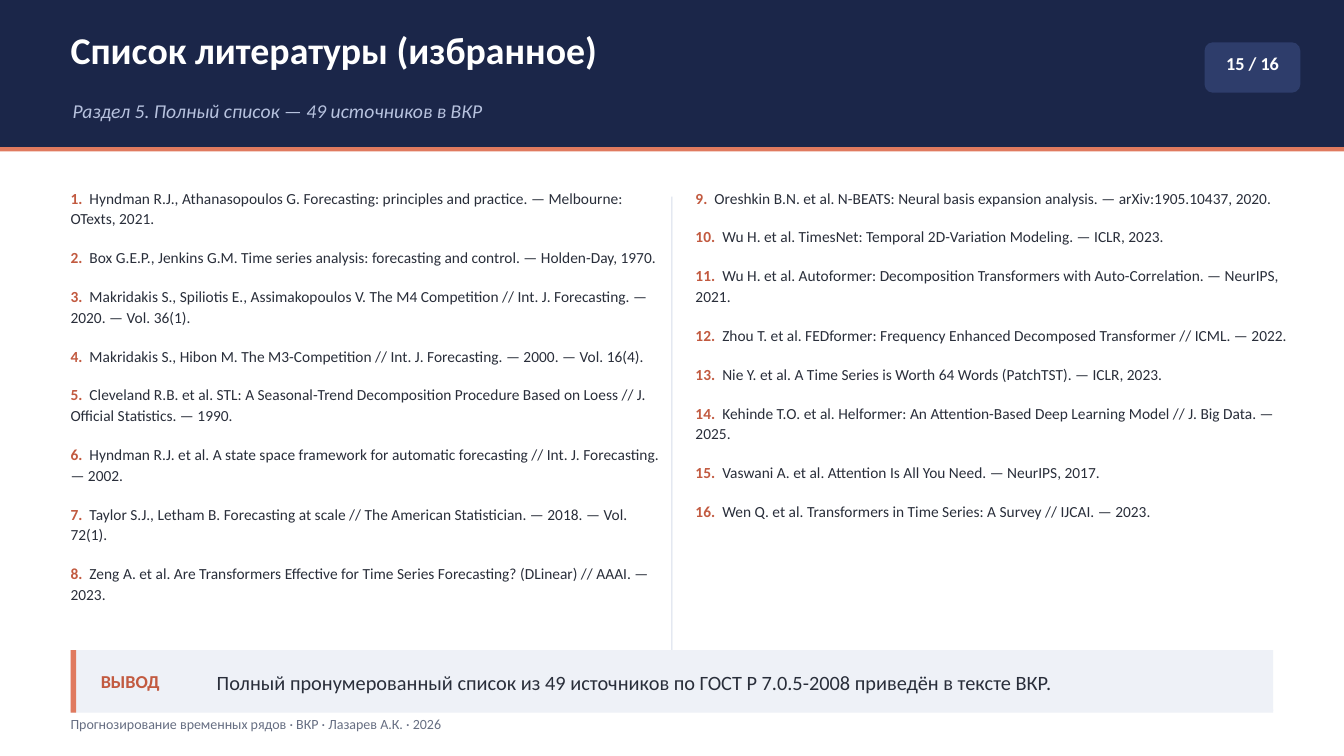
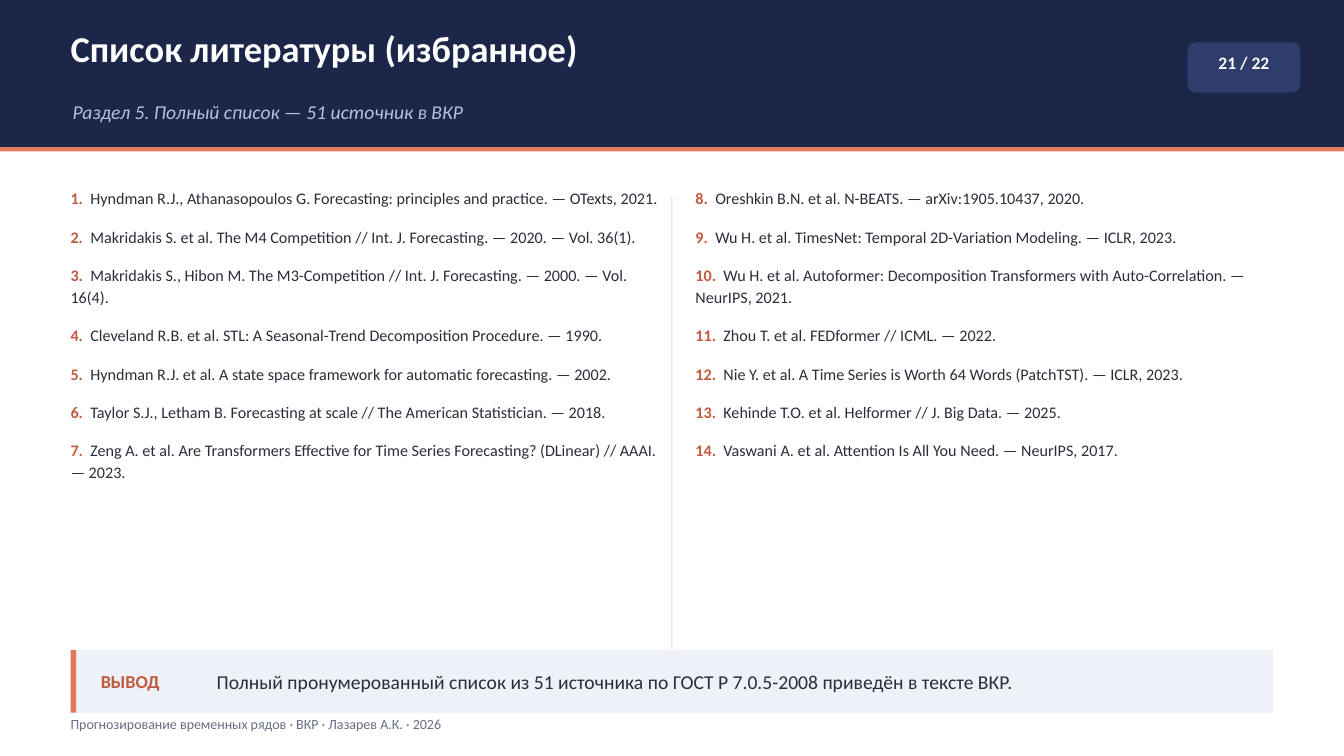
Before and after one commit to Prost444/Hybrid-models-for-TS-processing, a slide deck: slide 21 of docs/Презентация_Лазарев_ВКР.pptx (slide 15 before the commit). Drawn at 1344x756 pixels with LibreOffice and Linux fonts; fonts in the diff are those of the drawing. Boxes give left, top, right and bottom in pixels: in the first picture for what was removed or moved away, otherwise in the second. Text is boxed around its words. In the diff, an @@ line names an element or a change of style, - is before the commit and + after.

```diff
--- a/docs/Презентация_Лазарев_ВКР.pptx
+++ b/docs/Презентация_Лазарев_ВКР.pptx
@@ text "Список литературы (избранное)" at box(71, 35, 578, 68): size 27 to 26 pt @@
@@ rounded rectangle: place and size @@
-rounded rectangle at box(1205, 42, 1301, 93)
+rounded rectangle at box(1188, 42, 1301, 93)
@@ text at box(1218, 57, 1270, 69): text changed; size 13 to 12.5 pt @@
-15 / 16
+21 / 22
@@ text at box(73, 106, 462, 122): text changed @@
-Раздел 5. Полный список — 49 источников в ВКР
+Раздел 5. Полный список — 51 источник в ВКР
@@ text at box(71, 192, 658, 478): text changed; size 11 to 11.5 pt @@
-1. Hyndman R.J., Athanasopoulos G. Forecasting: principles and practice. — Melbourne: OTexts, 2021.
-2. Box G.E.P., Jenkins G.M. Time series analysis: forecasting and control. — Holden-Day, 1970.
-3. Makridakis S., Spiliotis E., Assimakopoulos V. The M4 Competition // Int. J. Forecasting. — 2020. — Vol. 36(1).
-4. Makridakis S., Hibon M. The M3-Competition // Int. J. Forecasting. — 2000. — Vol. 16(4).
-5. Cleveland R.B. et al. STL: A Seasonal-Trend Decomposition Procedure Based on Loess // J. Official Statistics. — 1990.
-6. Hyndman R.J. et al. A state space framework for automatic forecasting // Int. J. Forecasting. — 2002.
-7. Taylor S.J., Letham B. Forecasting at scale // The American Statistician. — 2018. — Vol. 72(1).
-8. Zeng A. et al. Are Transformers Effective for Time Series Forecasting? (DLinear) // AAAI. — 2023.
+1. Hyndman R.J., Athanasopoulos G. Forecasting: principles and practice. — OTexts, 2021.
+2. Makridakis S. et al. The M4 Competition // Int. J. Forecasting. — 2020. — Vol. 36(1).
+3. Makridakis S., Hibon M. The M3-Competition // Int. J. Forecasting. — 2000. — Vol. 16(4).
+4. Cleveland R.B. et al. STL: A Seasonal-Trend Decomposition Procedure. — 1990.
+5. Hyndman R.J. et al. A state space framework for automatic forecasting. — 2002.
+6. Taylor S.J., Letham B. Forecasting at scale // The American Statistician. — 2018.
+7. Zeng A. et al. Are Transformers Effective for Time Series Forecasting? (DLinear) // AAAI. — 2023.
@@ text at box(695, 192, 1227, 458): text changed; size 11 to 11.5 pt @@
-9. Oreshkin B.N. et al. N-BEATS: Neural basis expansion analysis. — arXiv:1905.10437, 2020.
-10. Wu H. et al. TimesNet: Temporal 2D-Variation Modeling. — ICLR, 2023.
-11. Wu H. et al. Autoformer: Decomposition Transformers with Auto-Correlation. — NeurIPS, 2021.
-12. Zhou T. et al. FEDformer: Frequency Enhanced Decomposed Transformer // ICML. — 2022.
-13. Nie Y. et al. A Time Series is Worth 64 Words (PatchTST). — ICLR, 2023.
-14. Kehinde T.O. et al. Helformer: An Attention-Based Deep Learning Model // J. Big Data. — 2025.
-15. Vaswani A. et al. Attention Is All You Need. — NeurIPS, 2017.
-16. Wen Q. et al. Transformers in Time Series: A Survey // IJCAI. — 2023.
+8. Oreshkin B.N. et al. N-BEATS. — arXiv:1905.10437, 2020.
+9. Wu H. et al. TimesNet: Temporal 2D-Variation Modeling. — ICLR, 2023.
+10. Wu H. et al. Autoformer: Decomposition Transformers with Auto-Correlation. — NeurIPS, 2021.
+11. Zhou T. et al. FEDformer // ICML. — 2022.
+12. Nie Y. et al. A Time Series is Worth 64 Words (PatchTST). — ICLR, 2023.
+13. Kehinde T.O. et al. Helformer // J. Big Data. — 2025.
+14. Vaswani A. et al. Attention Is All You Need. — NeurIPS, 2017.
@@ text at box(217, 675, 1012, 693): text changed; size 14.5 to 14 pt @@
-Полный пронумерованный список из 49 источников по ГОСТ Р 7.0.5-2008 приведён в тексте ВКР.
+Полный пронумерованный список из 51 источника по ГОСТ Р 7.0.5-2008 приведён в тексте ВКР.
```
Also in this commit, not shown: 12 other slides changed, 10 slides added, 1 slide removed, 25 other files.
